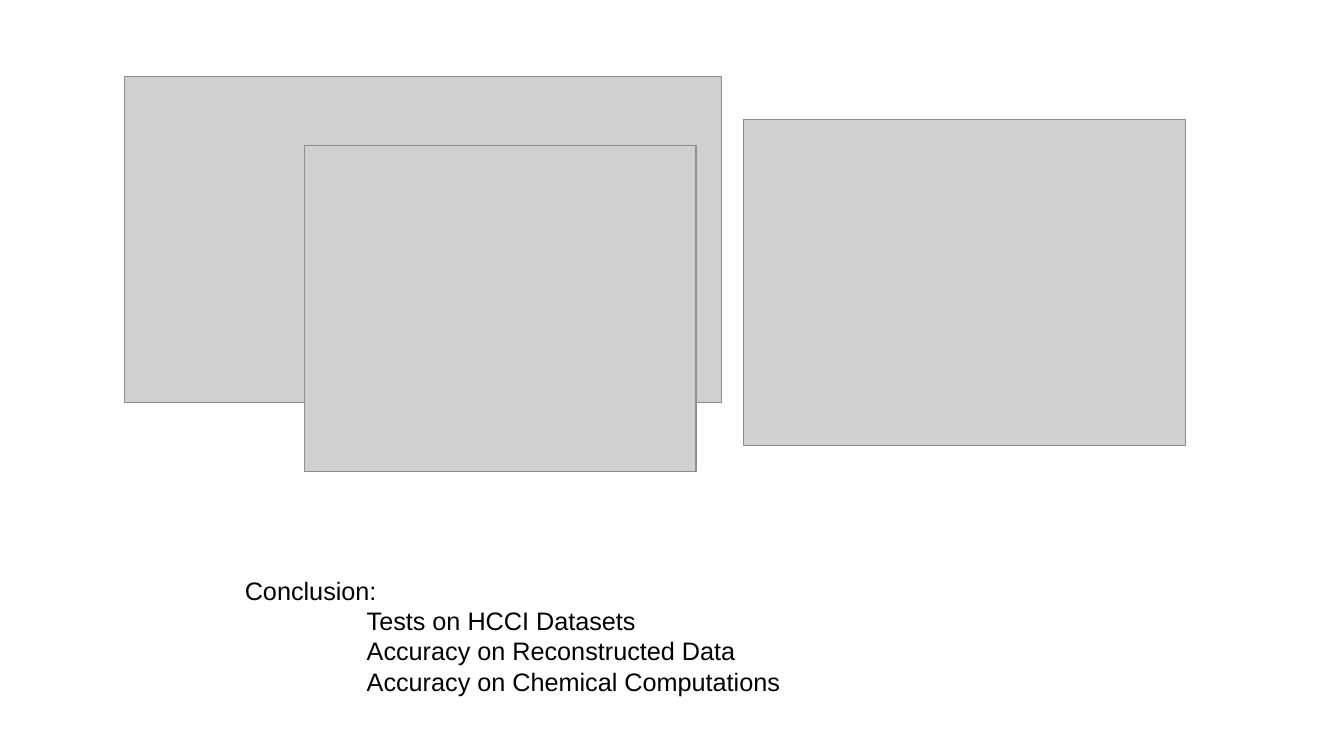
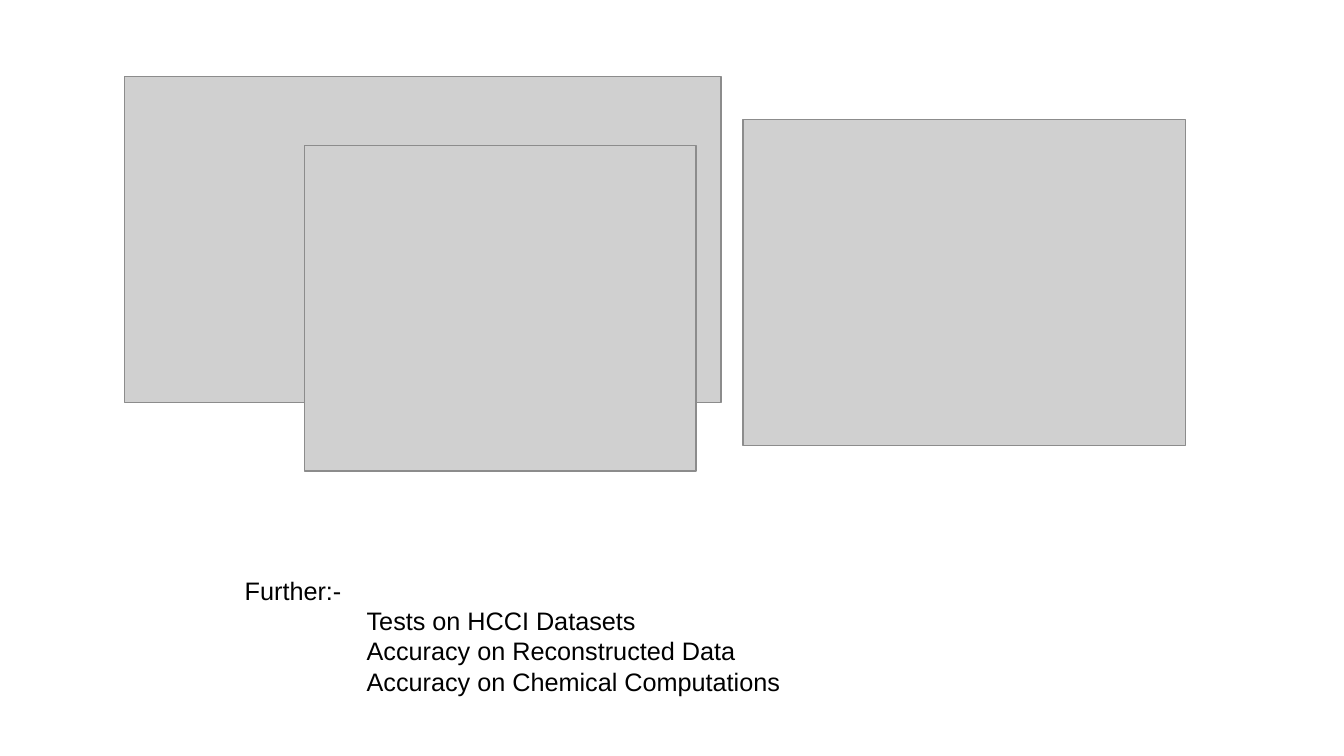
Before and after one commit to kulkarnisp/dim-red, a slide deck: slide 22 of backups/present/dimRed.pptx (slide 15 before the commit). Drawn at 1344x756 pixels with LibreOffice and Linux fonts; fonts in the diff are those of the drawing; grey boxes stand for pictures. Boxes give left, top, right and bottom in pixels: in the first picture for what was removed or moved away, otherwise in the second. Text is boxed around its words. In the diff, an @@ line names an element or a change of style, - is before the commit and + after.

```diff
--- a/backups/present/dimRed.pptx
+++ b/backups/present/dimRed.pptx
@@ text at [245,581,342,601]: text changed @@
-Conclusion:
+Further:-
```
Also in this commit, not shown: 7 other slides changed, 11 slides added, 6 slides removed, 10 other files.
